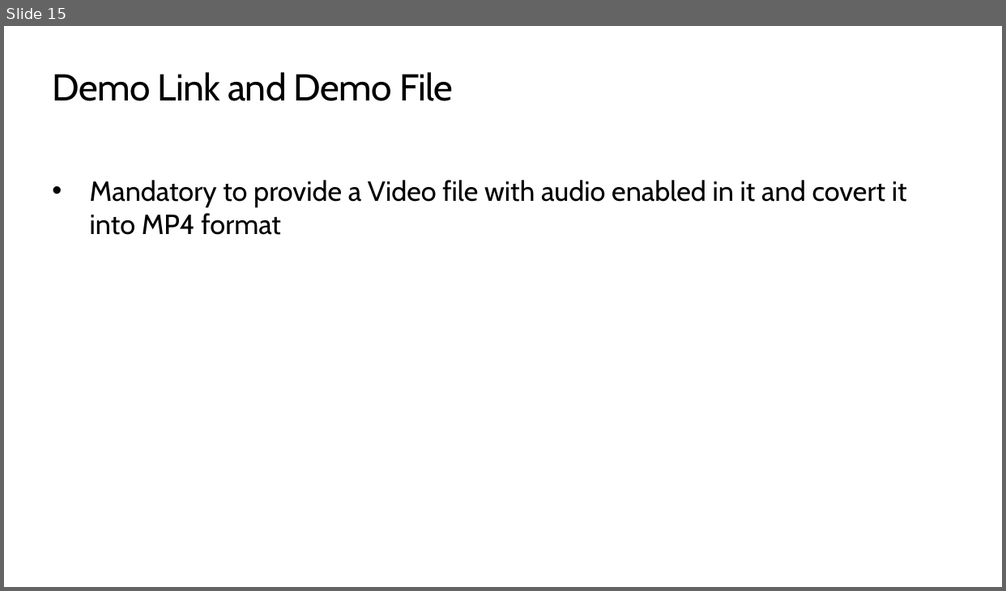
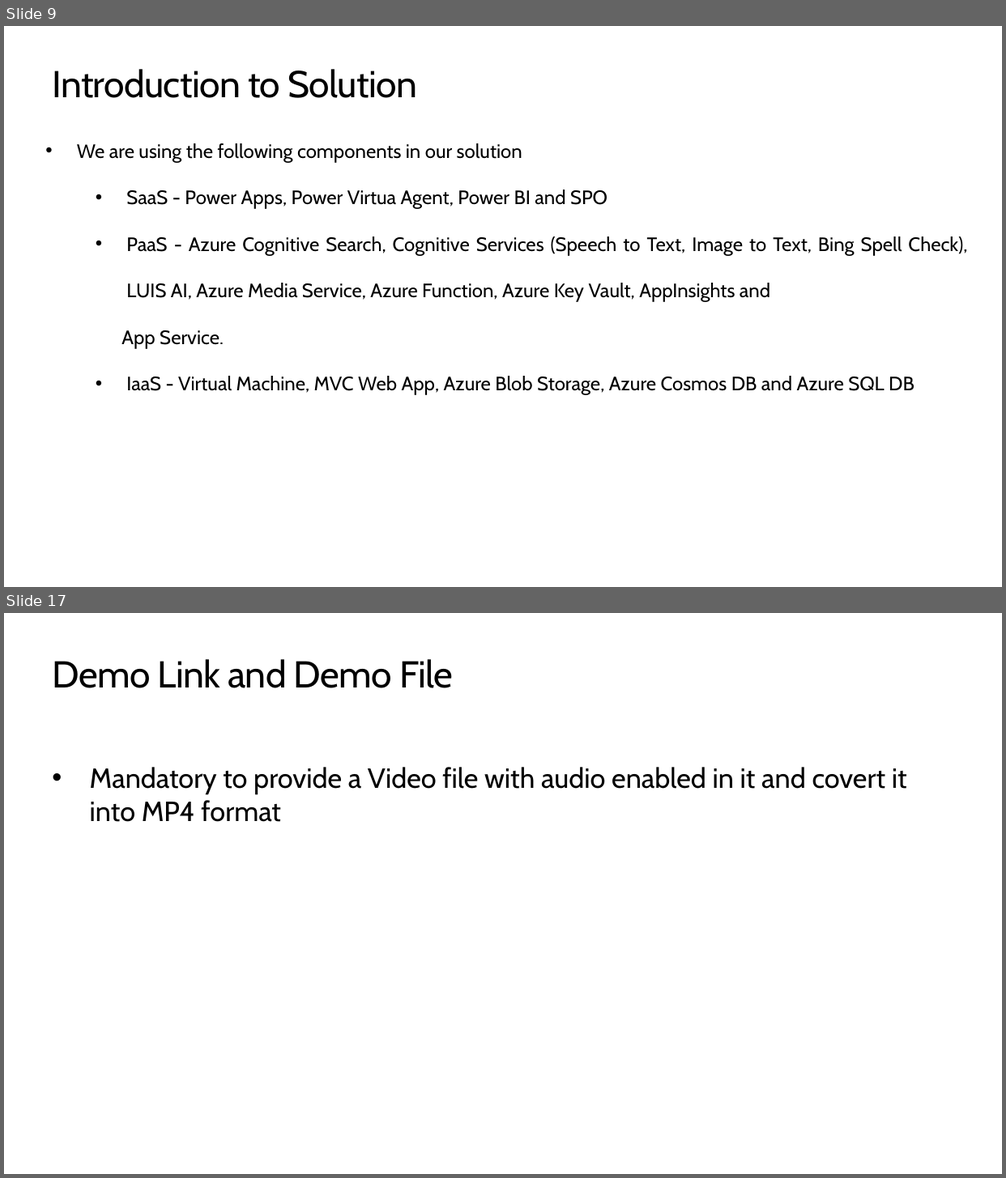
Before and after one commit to SABARISHV06/CaliberSearchService, a slide deck: Team Name_Caliber Presentation -Caliber 2020 Hack the Cloud finale presentation.pptx. Shown one above the other, each under a label of ours: slide 15 before the commit, slides 9 and 17 after it; the slides between them are not shown. The pictures are 1006x591 and 1006x1178 pixels, drawn with LibreOffice and Linux fonts; fonts in the diff are those of the drawing. Boxes give left, top, right and bottom in pixels: in the first picture for what was removed or moved away, otherwise in the second. Text is boxed around its words. In the diff, an @@ line names an element or a change of style, - is before the commit and + after.

```diff
--- a/Team Name_Caliber Presentation -Caliber 2020 Hack the Cloud finale presentation.pptx
+++ b/Team Name_Caliber Presentation -Caliber 2020 Hack the Cloud finale presentation.pptx
@@ slide 9 added at <box>4,26,1002,587</box>, background #FFFFFF @@
@@ title added at <box>52,69,417,98</box>, 27 pt, text #000000 @@
+Introduction to Solution
@@ text added at <box>77,143,967,395</box>, 14 pt, text #000000 @@
+• We are using the following components in our solution
+  • SaaS - Power Apps, Power Virtua Agent, Power BI and SPO
+  • PaaS - Azure Cognitive Search, Cognitive Services (Speech to Text, Image to Text, Bing Spell Check), LUIS AI, Azure Media Service, Azure Function, Azure Key Vault, AppInsights and
+  App Service.
+  • IaaS - Virtual Machine, MVC Web App, Azure Blob Storage, Azure Cosmos DB and Azure SQL DB
@@ what was slide 15 is now slide 17 @@
```
Also in this commit, not shown: 9 slides changed, 6 other slides added, 5 slides removed.
